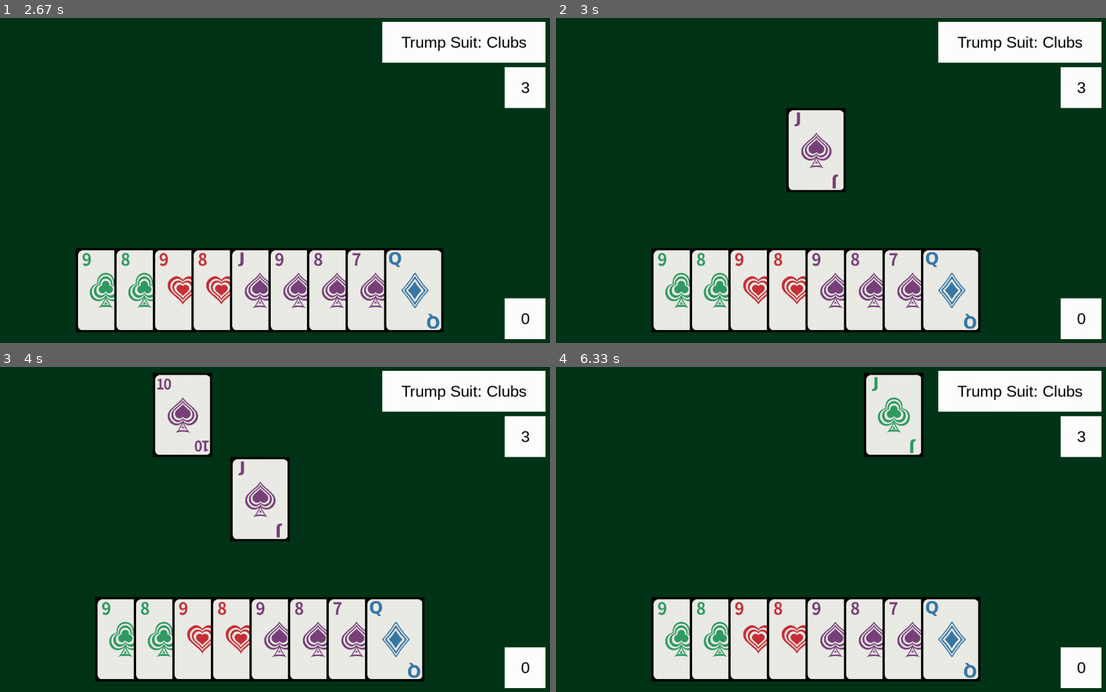
Above: before the commit, frames 1-4 (two rows, left to right).
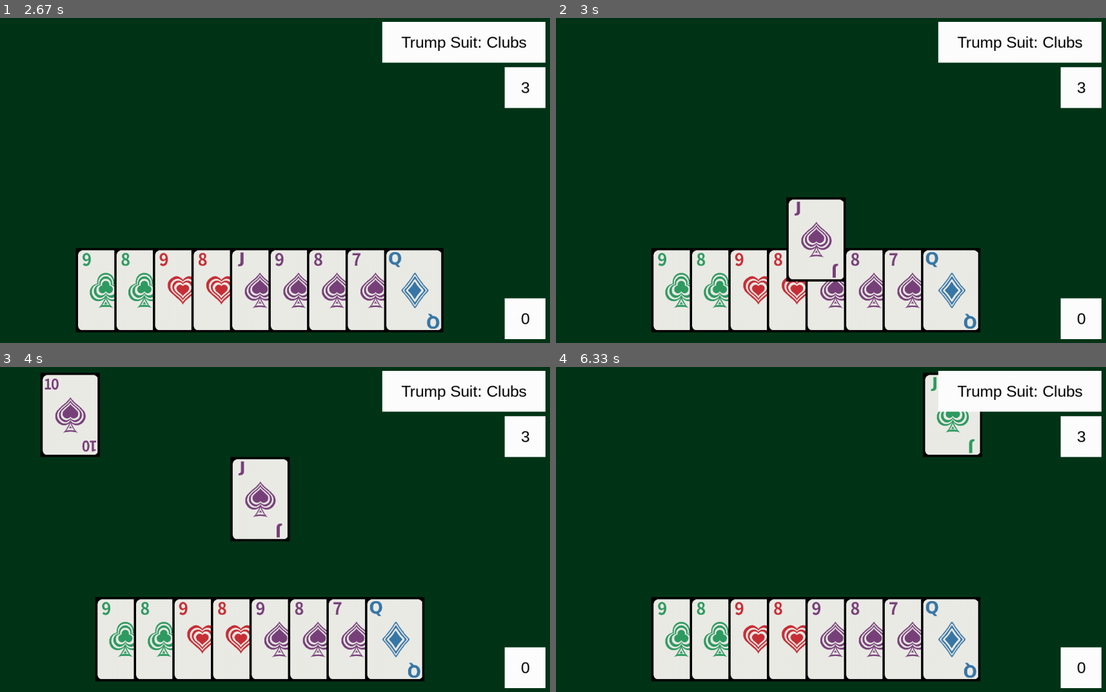
Above: after the commit, the same moments.

Repository: SkylerMime/NinetyNine
Game: pygame game, started from ninety_nine/graphical_main_game.py
Two runs of this game, one before a commit and one after it. Both use one fixed random seed, a clock stepped at 60 frames per second and the inputs below.
Inputs (mouse positions are in pixels of both pictures, inside the frame that each line leads up to):
- Up to frame 1 (2.67 s): click "Main Game" at 0.38 s; press the mouse at (385, 291) at 0.7 s; move the mouse to (308, 278) at 0.8 s; release the mouse at (231, 265) at 0.93 s; click (242, 125) at 1.05 s; click (462, 265) at 1.38 s; click (132, 291) at 1.72 s; press the mouse at (77, 291) at 2.03 s; move the mouse to (247, 294) at 2.13 s; release the mouse at (418, 297) at 2.27 s; click "Confirm Bid" at 2.38 s
- Up to frame 2 (3 s): click (792, 294) at 2.72 s
- Up to frame 3 (4 s): no input
- Up to frame 4 (6.33 s): click "Next trick" at 5.05 s

Frame 1 is identical in both runs. In frame 2, 4.9% of the frame differs, in the area x 41-53%, y 27-82%; in frame 3, 5.6%, in the area x 7-39%, y 1-28%; in frame 4, 4.6%.

Commit message:
Rudimentary animations

Diff:
--- a/ninety_nine/graphical_main_game.py
+++ b/ninety_nine/graphical_main_game.py
@@ -3,7 +3,7 @@
 import pygame
 from ninety_nine import ninety_nine_state as game
 from ninety_nine import human_ai_main_game as game_display
-from ninety_nine.ninety_nine_state import Card
+from ninety_nine.ninety_nine_state import Card, Trick
 from ninety_nine.constants import (
     PlayerTypes,
     Rank,
@@ -77,7 +77,12 @@
 PRIMARY_TRICK_TOP = BID_TOP + 20
 PRIMARY_TRICK_LEFT = WINDOW_WIDTH // 2 - CARD_WIDTH // 2
 
-TRICK_POSITIONS = [
+TRICK_INITIAL_POSITIONS = [
+    pygame.Rect(WINDOW_WIDTH // 2 - CARD_WIDTH // 2, HAND_TOP, CARD_WIDTH, CARD_HEIGHT),
+    pygame.Rect(0, PRIMARY_TRICK_TOP - CARD_HEIGHT, CARD_WIDTH, CARD_HEIGHT),
+    pygame.Rect(WINDOW_WIDTH, PRIMARY_TRICK_TOP - CARD_HEIGHT, CARD_WIDTH, CARD_HEIGHT),
+]
+TRICK_FINAL_POSITIONS = [
     pygame.Rect(PRIMARY_TRICK_LEFT, PRIMARY_TRICK_TOP, CARD_WIDTH, CARD_HEIGHT),
     pygame.Rect(
         PRIMARY_TRICK_LEFT - CARD_WIDTH - 40,
@@ -104,6 +109,7 @@
 TEXTVIEW_TEXT_COLOR = BLACK
 
 MILLISECONDS_BETWEEN_PLAYS = 900
+FRAMES_PER_SECOND = 180
 
 
 class TextView:
@@ -183,7 +189,8 @@
             menu_string = menu_option.value
             new_button = Button()
             new_button.rect.left = (
-                MENU_LEFT_START + (BUTTON_WIDTH + SPACE_BETWEEN_MENU_BUTTONS) * option_num
+                MENU_LEFT_START
+                + (BUTTON_WIDTH + SPACE_BETWEEN_MENU_BUTTONS) * option_num
             )
             new_button.render_message(menu_string)
             new_button.menu_option = menu_option
@@ -193,7 +200,7 @@
             selected_menu_option = get_clicked_menu_option(buttons)
             # graphics
             draw_menu(screen, buttons)
-            clock.tick(60)
+            clock.tick(FRAMES_PER_SECOND)
 
         player_types = PLAYER_TYPES
         match selected_menu_option:
@@ -365,7 +372,7 @@
             draw_button(screen, continue_button)
 
         pygame.display.flip()
-        clock.tick(60)
+        clock.tick(FRAMES_PER_SECOND)
 
     return game_state, clickable_hand
 
@@ -388,6 +395,7 @@
     continue_button.visible = False
     center_cards(clickable_hand)
     time_of_next_play = pygame.time.get_ticks() + MILLISECONDS_BETWEEN_PLAYS
+    current_trick_positions: list[None | pygame.Rect] = [None] * 3
     while game_state.stage == GameStage.PLAYING:
         if (
             pygame.time.get_ticks() > time_of_next_play
@@ -420,6 +428,7 @@
                     )
                     clickable_hand = get_clickable_cards(sorted_hand, images_dict)
                     center_cards(clickable_hand)
+                    current_trick_positions[HUMAN_PLAYER_NUM] = clicked_card.display_area
                     time_of_next_play = (
                         pygame.time.get_ticks() + MILLISECONDS_BETWEEN_PLAYS
                     )
@@ -427,6 +436,7 @@
                     event.pos
                 ):
                     game_state = game.finish_trick(game_state)
+                    current_trick_positions = [None] * 3
                     continue_button.visible = False
 
         # logical updates here
@@ -435,6 +445,9 @@
             and pygame.time.get_ticks() > time_of_next_play
         ):
             card_to_play = get_random_card_to_play(game_state)
+            current_trick_positions[game_state.next_to_play] = TRICK_INITIAL_POSITIONS[
+                game_state.next_to_play
+            ].copy()
             game_state = game.make_card_play(
                 game_state, game_state.next_to_play, card_to_play
             )
@@ -449,6 +462,9 @@
             mcst.search(1)
             card_to_play = mcst.best_move()
             mcst.play_card(card_to_play)
+            current_trick_positions[game_state.next_to_play] = TRICK_INITIAL_POSITIONS[
+                game_state.next_to_play
+            ].copy()
             game_state = game.make_card_play(
                 game_state, game_state.next_to_play, card_to_play
             )
@@ -461,6 +477,7 @@
             and pygame.time.get_ticks() > time_of_next_play
         ):
             game_state.stage = GameStage.DONE
+            continue_button.render_message("See scores") # TODO: Why doesn't this show in the game?
 
         if tricks_taken_message:
             tricks_taken = game_state.PLAYERS[HUMAN_PLAYER_NUM].tricks_won
@@ -469,7 +486,8 @@
         # render graphics here
         screen.fill(BACKGROUND_COLOR)
         draw_clickable_cards(screen, clickable_hand)
-        draw_trick(screen, game_state.current_trick, images_dict)
+        move_cards_toward(current_trick_positions, TRICK_FINAL_POSITIONS)
+        draw_trick(screen, game_state.current_trick, images_dict, current_trick_positions)
         if trump_message:
             draw_message(screen, trump_message)
         if bid_message:
@@ -481,7 +499,7 @@
             draw_button(screen, continue_button)
 
         pygame.display.flip()
-        clock.tick(60)
+        clock.tick(FRAMES_PER_SECOND)
 
     return game_state
 
@@ -531,7 +549,28 @@
             draw_button(screen, continue_button)
 
         pygame.display.flip()
-        clock.tick(60)
+        clock.tick(FRAMES_PER_SECOND)
+
+
+def move_cards_toward(current_rects: list[pygame.Rect], end_rects: list[pygame.Rect], speed=4):
+    for player, rect in enumerate(current_rects):
+        if rect is not None:
+            final_rect: pygame.Rect = end_rects[player]
+            # if the rect is within "speed" of its destination, move it there
+            if abs(final_rect.x - rect.x) < speed:
+                current_rects[player].x = final_rect.x
+            if abs(final_rect.y - rect.y) < speed:
+                current_rects[player].y = final_rect.y
+
+            if final_rect.x > rect.x:
+                rect.x += speed
+            elif final_rect.x < rect.x:
+                rect.x -= speed
+
+            if final_rect.y > rect.y:
+                rect.y += speed
+            elif final_rect.y < rect.y:
+                rect.y -= speed
 
 
 def draw_trick(
@@ -541,7 +580,7 @@
     trick_positions=None,
 ):
     if trick_positions is None:
-        trick_positions = TRICK_POSITIONS
+        trick_positions = TRICK_FINAL_POSITIONS
     cards: dict = trick.cards
     for player, card in cards.items():
         card_image = images_dict[card.suit.name.lower()][card.rank.name.lower()]
